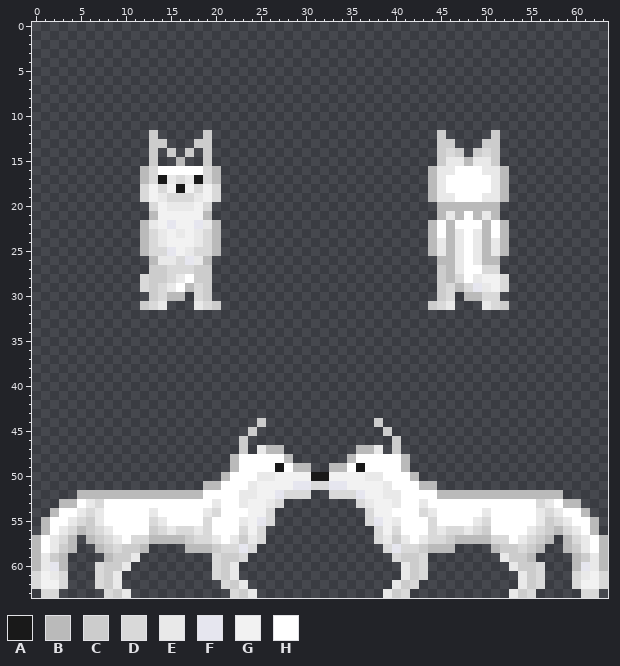
A pixel-art sprite gets an edit: Resources/Textures/_DV/Mobs/Customization/kitsune/foxform.rsi/kitsune_fox_body.png. The picture above was drawn from the file before the commit.
The file is 64x64 pixels. Colours within 5 levels of each other are drawn and written as one.
Palette (. is transparent): A #191919  B #bababa  C #cccccc  D #d9d9d9  E #e9e9e9  F #e6e6ef  G #f2f2f2  H #ffffff
Pixels before (only the part around the change), first column x 0:
 8 ................................................................
 9 ................................................................
10 ................................................................
11 ................................................................
12 .............C.....C.........................C.....C............
13 .............CC...CC.........................CC...CC............
14 .............C.C.C.C.........................CDC.CDC............
15 .............C..B..C.........................CEEBEEC............
16 ............BDHHHHHDB.......................BEEHHHEEB...........
17 ............BDAEDEADB.......................BEHHHHHEB...........
18 ............DGDGAGDGD.......................BEHHHHHEB...........
19 ............DGEDDDEGD.......................BEEHHHEEB...........
20 .............DGEEEGD.........................BBBBBBB............
21 .............BGGGGGB.........................BEBHBEB............
22 ............BEGFGGFEB.......................BHBHHHBHB...........
23 ............BDEGEGEDB.......................BHBEHEBHB...........
24 ............BDEGGGEDB.......................BEBEHEBEB...........
25 ............BDDFGEDDB.......................BEBEHEBEB...........
26 .............BEEDFEB.........................BBEHEBB............
27 .............CCDDDCC.........................CBEHHDD............
28 ............DCCDEHCC.........................CBDHEGGD...........
29 ............DCDEHBDC.........................CDBDFEGD...........
30 .............CDBB.DC.........................CD.BBDD............
31 ............CDE...EDC.......................CDE...EDC...........
32 ................................................................
33 ................................................................
34 ................................................................
35 ................................................................
36 ................................................................
37 ................................................................
38 ................................................................
39 ................................................................
40 ................................................................
41 ................................................................
42 ................................................................
43 ................................................................
44 .........................C............C.........................
45 ........................C..............C........................
46 .......................C................C.......................
47 .......................C.EBB........BBE.C.......................
48 ......................BHHHHHB......BHHHHHB......................
49 ......................BHHHHAHBB..BBHAHHHHB......................
50 .....................BHHHEEGGGGAAGGGGEEHHHB.....................
51 ...................BBHHHEGGGGFFDDFFGGGGEHHHBB...................
52 .....BBBBBBBBBBBBBBHHHHEEGGFDDD..DDDFGGEEHHHHBBBBBBBBBBBBBB.....
53 ...BBHEDHHHHHHHHHHHHEHHEGGED........DEGGEHHEHHHHHHHHHHHHDEHBB...
54 ..BHHEDEHHHHHEHHHHHEDHHHGGD..........DGGHHHDEHHHHHEHHHHHEDEHHB..
55 .BHHEDCEHHHHHDEHHHHDHHHEGFD..........DFGEHHHDHHHHEDHHHHHECDEHHB.
56 .BHEDBCDEHHHHCDEDDEDHHHDGD............DGDHHHDEDDEDCHHHHEDCBDEHB.
57 BHEDB.BCDEHDDBBBBCDDEHECED............DECEHEDDCBBBBDDHEDCB.BDEHB
58 BHECB..BCDCCB....BBBCDDFD..............DFDDCBBB....BCCDCB..BCEHB
59 BECB....BCCE........DCCD................DCCD........ECCB....BCEB
60 BEFB...DCCE.........DCE..................ECD.........ECCD...BFEB
61 DGED...DCE..........DCE..................ECD..........ECD...DEGD
62 DGGD...DCE...........DCE................ECD...........ECD...DGGD
63 .DD.....DCE...........DCE..............ECD...........ECD.....DD.
After:
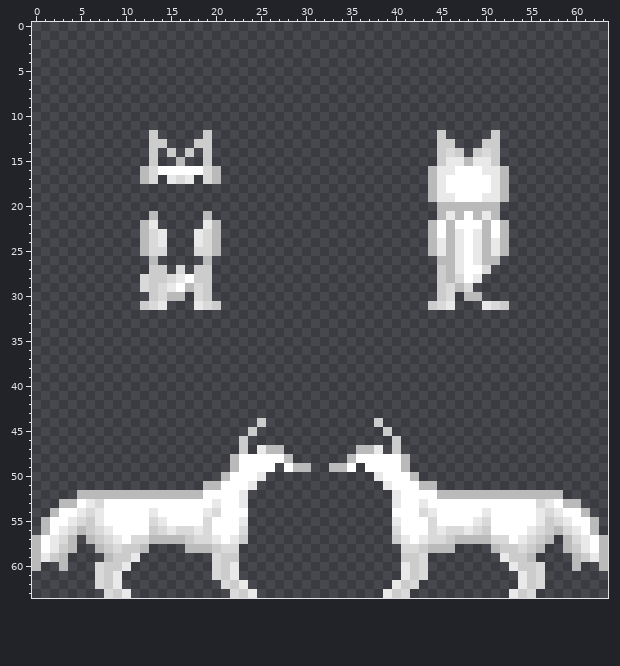
Change:
The edit erases colour A in row 17 at x 14 and 18; in row 18 at x 16; in row 49 at x 27 and 36; in row 50 at x 31 to 32.
The edit erases colour D in row 18 at x 12, 14, 18 and 20; in row 19 at x 12, 15 to 17 and 20; in row 20 at x 13 and 19; in row 26 at x 16; in row 27 at x 15, 17 and 51; in rows 28 to 29 at x 52.
The edit erases colour D in row 30 at x 50 to 51; in row 51 at x 31 to 32; in row 52 at x 28 to 30 and 33 to 35; in row 53 at x 27 and 36; in rows 54 to 55 at x 26 and 37; in rows 56 to 57 at x 25 and 38.
The edit erases colour D in row 58 at x 24 and 39; in row 59 at x 23 and 40; in rows 61 to 62 at x 0, 3, 60 and 63; in row 63 at x 1 to 2 and 61 to 62.
The edit erases colour E in row 19 at x 14 and 18; in row 20 at x 15 to 17; in row 23 at x 16; in row 25 at x 17; in row 26 at x 14 to 15 and 18; in row 29 at x 50.
The edit erases colour E in row 50 at x 26 and 37; in row 52 at x 24 and 39; in row 53 at x 26 and 37; in row 57 at x 24 and 39; in row 60 at x 1 and 62; in row 61 at x 2 and 61.
The edit erases colour F in row 22 at x 15 and 18; in row 25 at x 15; in row 26 at x 17; in row 29 at x 49; in row 51 at x 29 to 30 and 33 to 34; in row 52 at x 27 and 36.
The edit erases colour F in row 55 at x 25 and 38; in row 58 at x 23 and 40; in row 60 at x 2 and 61.
The edit erases colour G in row 18 at x 13, 15, 17 and 19; in row 19 at x 13 and 19; in row 20 at x 14 and 18; in row 21 at x 14 to 18; in row 22 at x 14 and 16 to 17; in row 23 at x 15 and 17.
The edit erases colour G in row 24 at x 15 to 17; in row 25 at x 16; in row 28 at x 50 to 51; in row 29 at x 51; in row 50 at x 27 to 30 and 33 to 36; in row 51 at x 25 to 28 and 35 to 38.
The edit erases colour G in row 52 at x 25 to 26 and 37 to 38; in rows 53 to 54 at x 24 to 25 and 38 to 39; in rows 55 to 56 at x 24 and 39; in row 61 at x 1 and 62; in row 62 at x 1 to 2 and 61 to 62.
